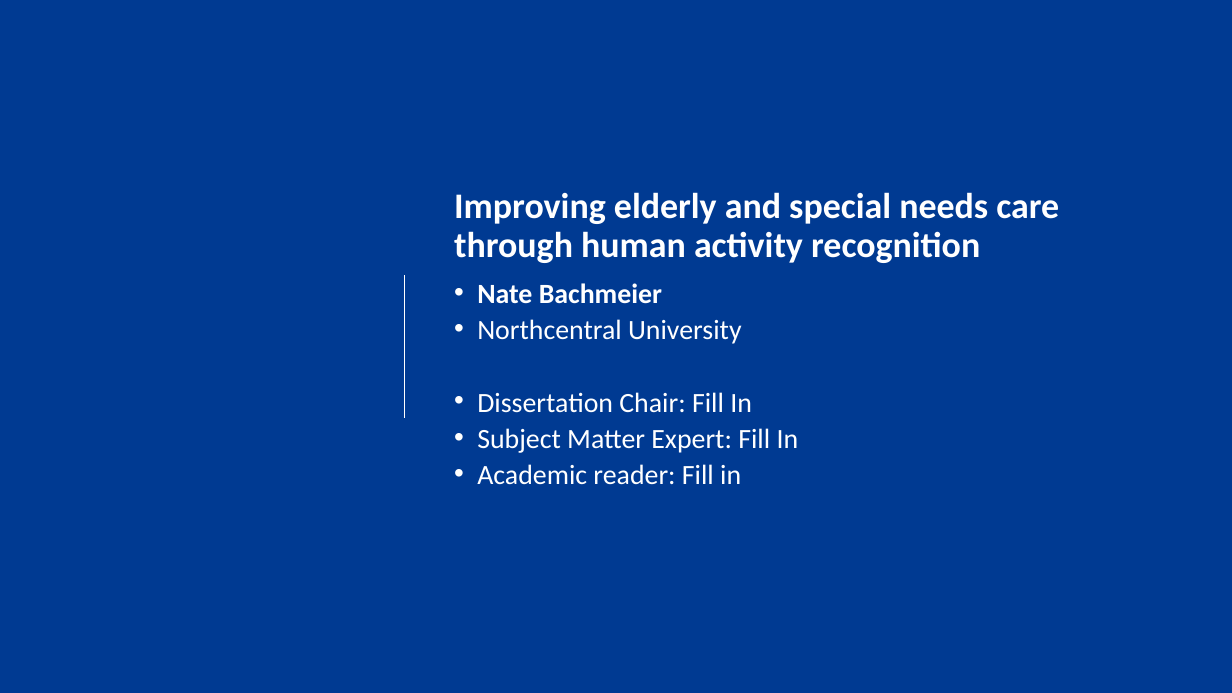
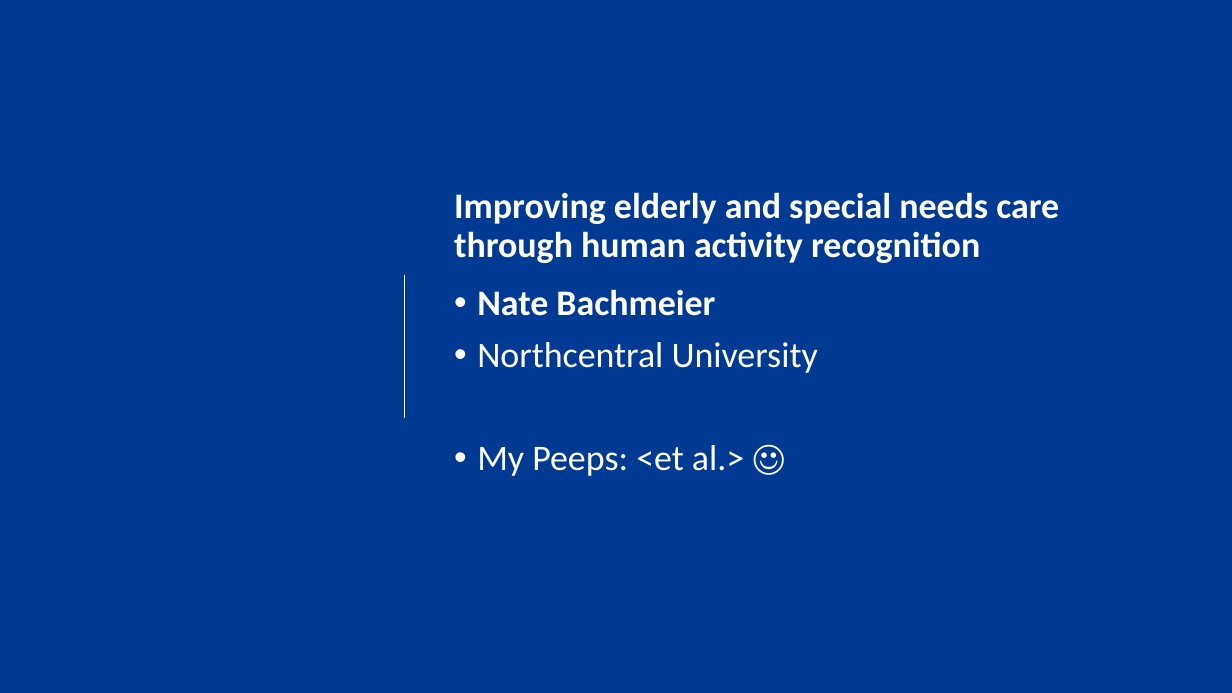
Before and after one commit to dr-natetorious/Dissertation, a slide deck: slide 1 of OralDefenseDeck.pptx. Drawn at 1232x693 pixels with LibreOffice and Linux fonts; fonts in the diff are those of the drawing; background and template pictures are left out. Boxes give left, top, right and bottom in pixels: in the first picture for what was removed or moved away, otherwise in the second. Text is boxed around its words. In the diff, an @@ line names an element or a change of style, - is before the commit and + after.

```diff
--- a/OralDefenseDeck.pptx
+++ b/OralDefenseDeck.pptx
@@ text at (477, 289, 818, 373): size 21.7 to 28 pt in "Nate Bachmeier", "Northcentral University"; line spacing 0.7 to 0.9 @@
@@ text at (477, 445, 744, 476): text changed; size 21.7 to 28 pt @@
-• Dissertation Chair: Fill In
-• Subject Matter Expert: Fill In
-• Academic reader: Fill in
+• My Peeps: <et al.> ☺
```
Also in this commit, not shown: 1 other slide changed, 2 slides added.
